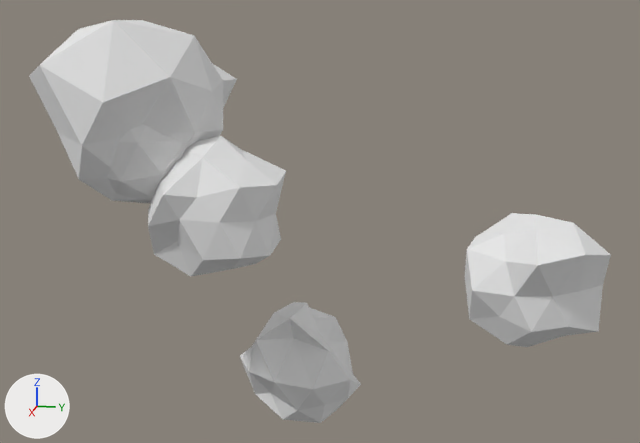
One commit to the OBJ model SpaceProject/Assets/Models/asteroid3.obj: the scene before it, then after it.
One viewpoint serves both versions: a camera (50 mm lens) standing at (13.15, 2.75, 5.59) and looking at (0.81, 0.29, 2.51). Arrows for +X, +Y and +Z are at lower left; the lights stay in place. Where no turn or scale is listed for an object, it has been applied to the vertices.

The scene before the commit, as lines of its bpy script (objects in view):
```python
me_icosphere = bpy.data.meshes.new('Icosphere')
me_icosphere.from_pydata(...)  # 42 vertices, 80 faces; spans x -1.36..0.9, y 2.36..4.48, z 0.38..2.51
me_icosphere.materials.append(mat_none)  # white #e7e7e7
me_icosphere_001 = bpy.data.meshes.new('Icosphere.001')
me_icosphere_001.from_pydata(...)  # 102 vertices, 154 faces; spans x 0.29..3.05, y -3.46..0.05, z 2.1..5.4
me_icosphere_001.materials.append(mat_none)  # white #e7e7e7
me_icosphere_002 = bpy.data.meshes.new('Icosphere.002')
me_icosphere_002.from_pydata(...)  # an icosphere of 80 faces spanning x 0.8..2.7, y -2.98..-0.98, z 2.89..4.89
me_icosphere_002.materials.append(mat_none)  # white #e7e7e7
me_icosphere_003 = bpy.data.meshes.new('Icosphere.003')
me_icosphere_003.from_pydata(...)  # 42 vertices, 80 faces; spans x -0.94..1.05, y -1.22..0.76, z -1.03..0.97
me_icosphere_003.materials.append(mat_none)  # white #e7e7e7
ob_icosphere = bpy.data.objects.new('Icosphere', me_icosphere)
ob_icosphere.location = (0.0, 0.0, 0.0)
ob_icosphere_001 = bpy.data.objects.new('Icosphere.001', me_icosphere_001)
ob_icosphere_001.location = (0.0, 0.0, 0.0)
ob_icosphere_002 = bpy.data.objects.new('Icosphere.002', me_icosphere_002)
ob_icosphere_002.location = (0.0, 0.0, 0.0)
ob_icosphere_003 = bpy.data.objects.new('Icosphere.003', me_icosphere_003)
ob_icosphere_003.location = (0.0, 0.0, 0.0)
```
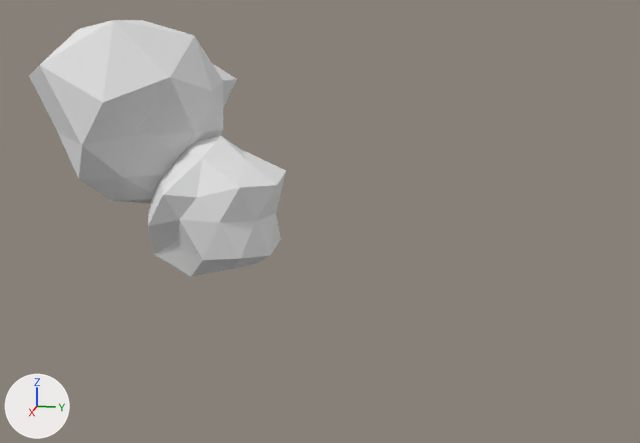
The newer file is also turned or shifted as a whole; pictures and numbers use the older file's frame.

The change in detail:
Object 'Icosphere' (ob_icosphere) is deleted.
Object 'Icosphere.002' (ob_icosphere_002) is deleted.
Object 'Icosphere.003' (ob_icosphere_003) is deleted.

Pixel boxes [x1, y1, x2, y2] of what changed, in the pictures (640 x 443 px):
'Icosphere', deleted
    before: [465, 213, 611, 347]
'Icosphere.003', deleted
    before: [240, 302, 361, 423]
'Icosphere.002', deleted
    before: [107, 125, 186, 202]
